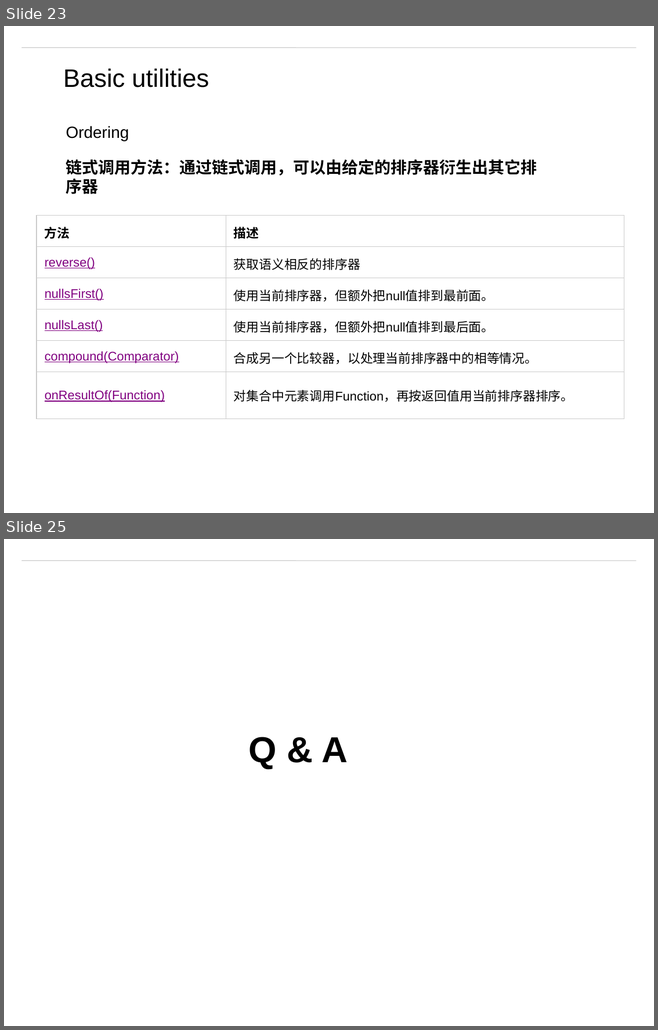
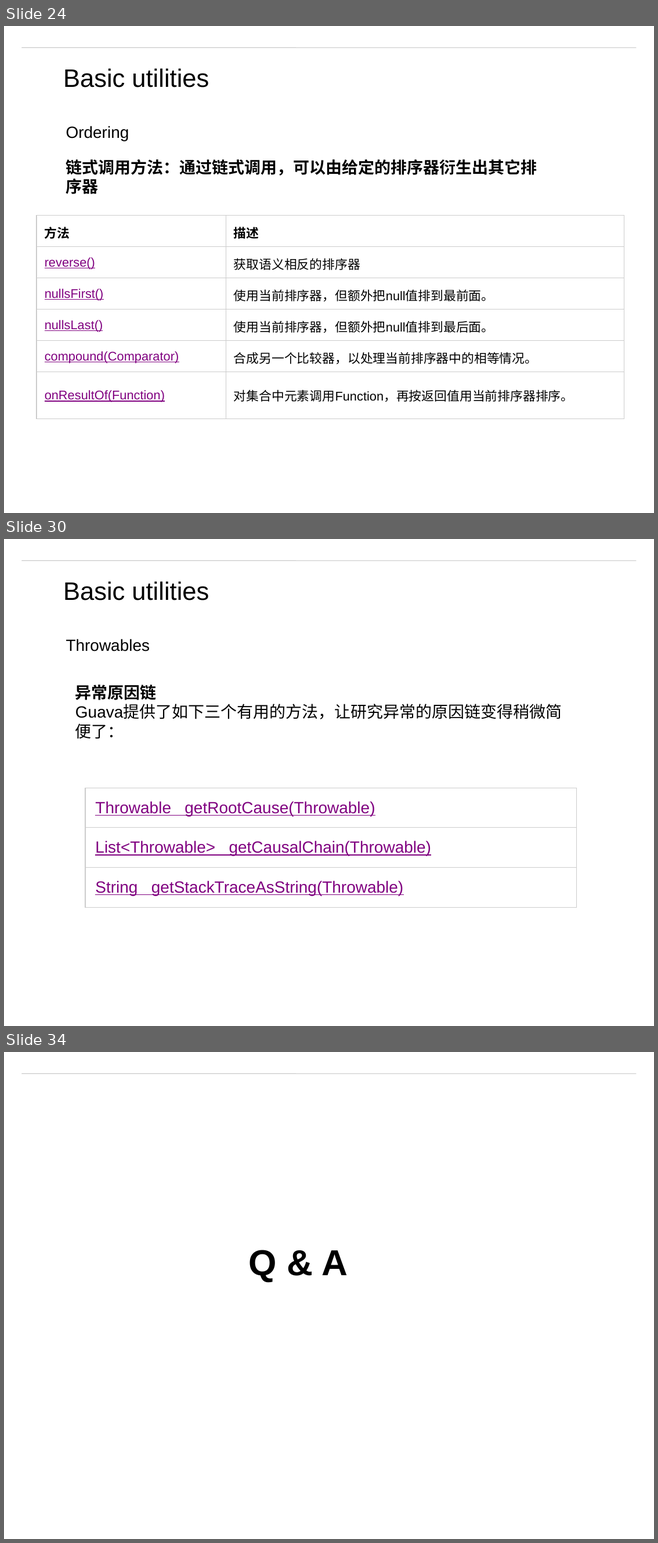
Before and after one commit to matt19870107/Guava, a slide deck: Guava.pptx. Shown one above the other, each under a label of ours: slides 23 and 25 before the commit, slides 24, 30 and 34 after it; the slides between them are not shown. The pictures are 658x1030 and 658x1543 pixels, drawn with LibreOffice and Linux fonts; fonts in the diff are those of the drawing; background and template pictures are left out. Boxes give left, top, right and bottom in pixels: in the first picture for what was removed or moved away, otherwise in the second. Text is boxed around its words. In the diff, an @@ line names an element or a change of style, - is before the commit and + after.

Commit message:
Throwables

```diff
--- a/Guava.pptx
+++ b/Guava.pptx
@@ slide 30 added at (4, 539, 654, 1026), background #FFFFFF; not listed: 1 template element that a slide beside it also shows @@
@@ text added at (63, 581, 209, 600), 28 pt, text #000000 @@
+Basic utilities
@@ text added at (66, 639, 150, 652), 18 pt, text #000000 @@
+Throwables
@@ text added at (75, 685, 562, 739), 18 pt, text #000000 @@
+异常原因链
+Guava提供了如下三个有用的方法，让研究异常的原因链变得稍微简便了：
@@ table added at (85, 788, 576, 907), 3 rows, 1 columns @@
+Throwable getRootCause(Throwable)
+List<Throwable> getCausalChain(Throwable)
+String getStackTraceAsString(Throwable)
@@ what was slide 23 is now slide 24 @@
@@ what was slide 25 is now slide 34 @@
```
Also in this commit, not shown: 1 slide changed, 8 other slides added, 11 other files.
